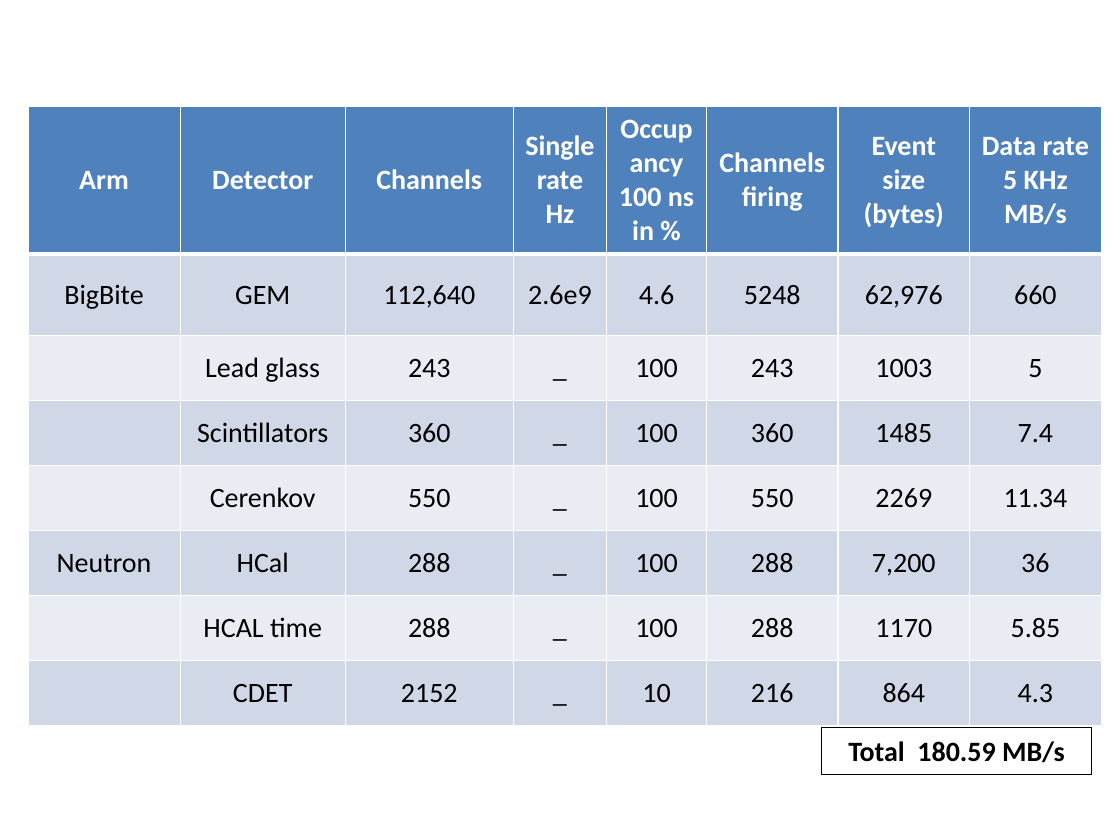
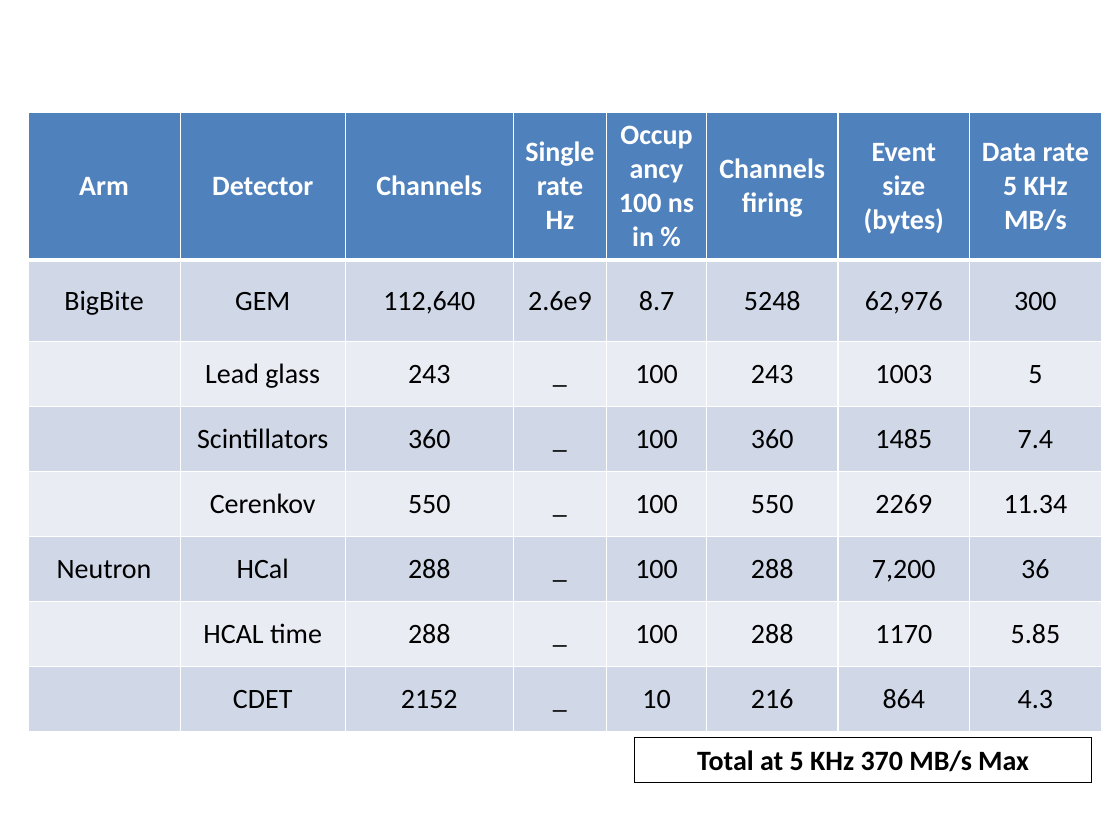
Before and after one commit to bmoffit/sbsdaq, a slide deck: slide 6 of 2015_DOE_Review/SuperBigBite DAQ update.pptx. Drawn at 1120x840 pixels with LibreOffice and Linux fonts; fonts in the diff are those of the drawing; grey boxes stand for pictures; background and template pictures are left out. Boxes give left, top, right and bottom in pixels: in the first picture for what was removed or moved away, otherwise in the second. Text is boxed around its words. In the diff, an @@ line names an element or a change of style, - is before the commit and + after.

```diff
--- a/2015_DOE_Review/SuperBigBite DAQ update.pptx
+++ b/2015_DOE_Review/SuperBigBite DAQ update.pptx
@@ table at bbox=[28, 112, 1099, 729] @@
-row 2, column 5: 4.6
+row 2, column 5: 8.7
-row 2, column 8: 660
+row 2, column 8: 300
@@ table: place and size @@
-table at bbox=[28, 106, 1099, 724]
+table at bbox=[28, 112, 1099, 729]
@@ rectangle "Total at 5 KHz 370 ...": place and size @@
-rectangle "Total at 5 KHz 370 ..." at bbox=[821, 728, 1092, 775]
+rectangle "Total at 5 KHz 370 ..." at bbox=[635, 737, 1092, 782]
@@ text in rectangle at bbox=[697, 750, 1029, 772]: text changed @@
-Total 180.59 MB/s
+Total at 5 KHz 370 MB/s Max
```
Also in this commit, not shown: 1 other slide changed.
